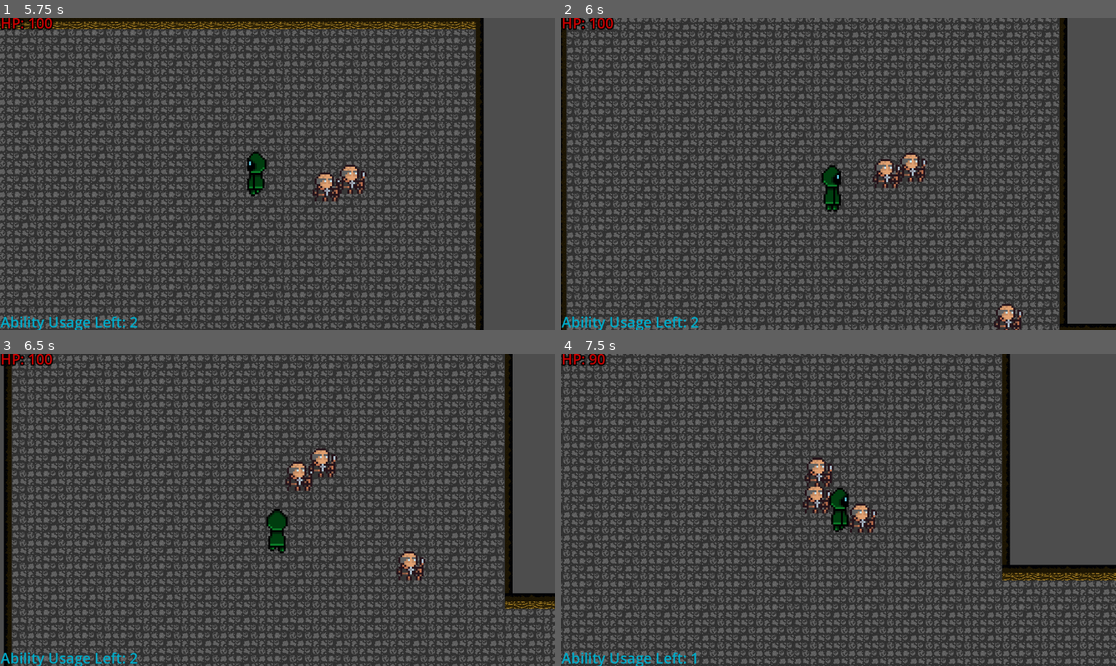
Above: before the commit, frames 1-4 (two rows, left to right).
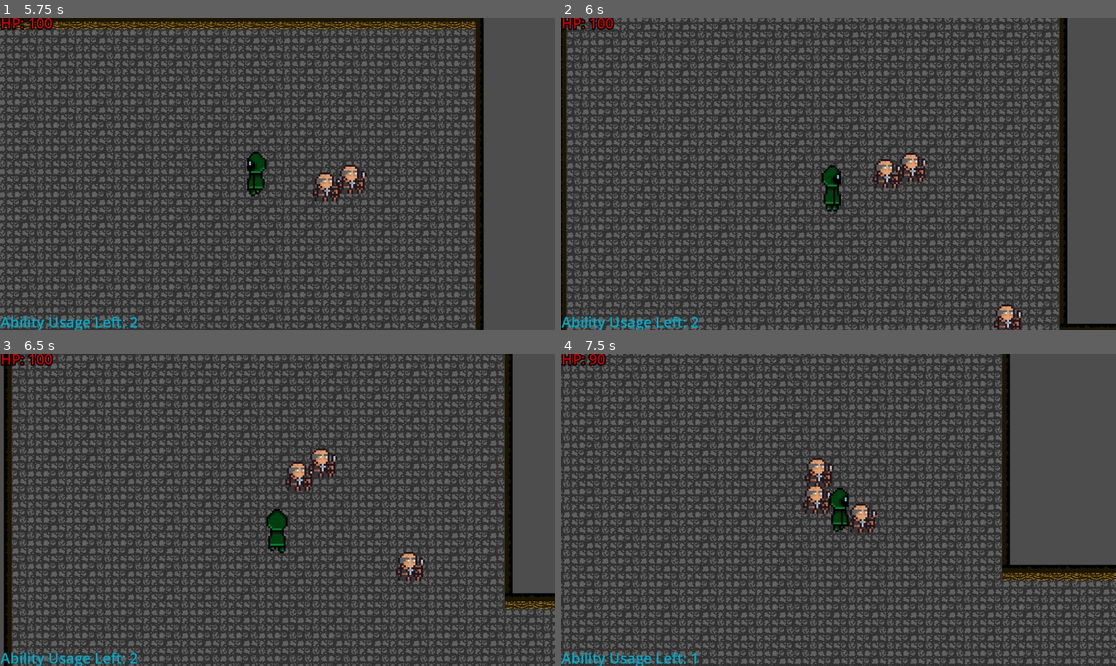
Above: after the commit, the same moments.

Repository: Unnamed-Roguelike-Game/Game
Game: Godot game, scene res://Menus/Main_Menu.tscn
The game is run twice, just before and just after one commit, with the same random seed, the same clock (stepped at 60 frames per second) and the same inputs.
Inputs (mouse positions are in pixels of both pictures, inside the frame that each line leads up to):
- Up to frame 1 (5.75 s): click "Play" at 0.5 s; tap Enter at 1.25 s; move the mouse to (399, 158) at 1.27 s; hold D (right) 1.28-2.03 s; click (399, 158) at 1.35 s; move the mouse to (166, 189) at 2.02 s; hold S (down) 2.03-2.78 s; tap E (use_ability) at 2.1, 3.6, 5.1 s; move the mouse to (333, 105) at 2.77 s; hold D (right) 2.78-3.53 s; click (333, 105) at 2.85 s; move the mouse to (249, 236) at 3.52 s; hold W (up) 3.53-4.28 s; move the mouse to (444, 220) at 4.27 s; hold A (left) from 4.28 s (still down); click (444, 220) at 4.35 s; move the mouse to (111, 127) at 5.02 s
- Up to frame 2 (6 s): move the mouse to (866, 174) at 5.77 s; release A (left) at 5.78 s; hold S (down) from 5.78 s (still down); click (866, 174) at 5.85 s
- Up to frame 3 (6.5 s): keep holding S (down)
- Up to frame 4 (7.5 s): move the mouse to (755, 432) at 6.52 s; release S (down) at 6.53 s; hold D (right) 6.53-7.28 s; tap E (use_ability) at 6.6 s; move the mouse to (960, 494) at 7.27 s; hold W (up) from 7.28 s (still down); click (960, 494) at 7.35 s

Frame 1 is identical in both runs. In frame 2, 0.1% of the frame differs, in the area x 77-84%, y 91-100%; in frame 3, 0.1%, in the area x 71-77%, y 63-73%; in frame 4, less than 0.1%.

Commit message:
Add check to item spawn

Diff:
--- a/Unnamed Roguelike Game/Rooms/NormalRooms/NormalRoom1.gd
+++ b/Unnamed Roguelike Game/Rooms/NormalRooms/NormalRoom1.gd
@@ -2,3 +2,4 @@
 
 func _physics_process(_delta: float) -> void:
 	check_if_room_cleared()
+	spawn_item()
--- a/Unnamed Roguelike Game/Scripts/Enemy.gd
+++ b/Unnamed Roguelike Game/Scripts/Enemy.gd
@@ -8,8 +8,8 @@
 var current_enemy_health: int = 100
 
 func _ready() -> void:
-	navigation_agent.path_desired_distance = 4.0
-	navigation_agent.target_desired_distance = 4.0
+	navigation_agent.path_desired_distance = 2.0
+	navigation_agent.target_desired_distance = 2.0
 
 	call_deferred("actor_setup")
 
--- a/Unnamed Roguelike Game/Scripts/Room.gd
+++ b/Unnamed Roguelike Game/Scripts/Room.gd
@@ -15,4 +15,5 @@
 
 func spawn_item() -> void:
 	if room_cleared and !item_spawned:
+		item_spawned = true
 		print("item time")
